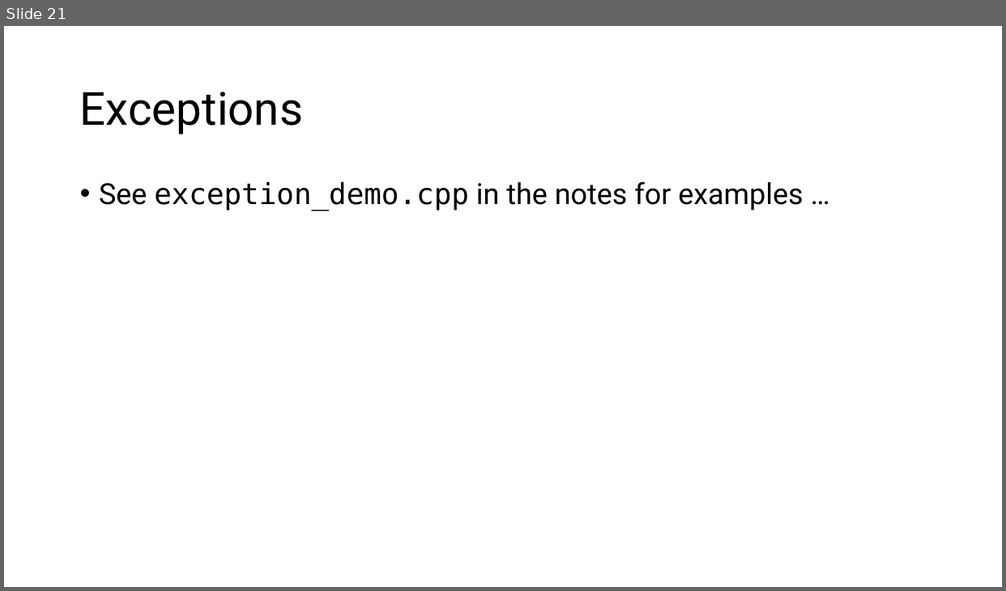
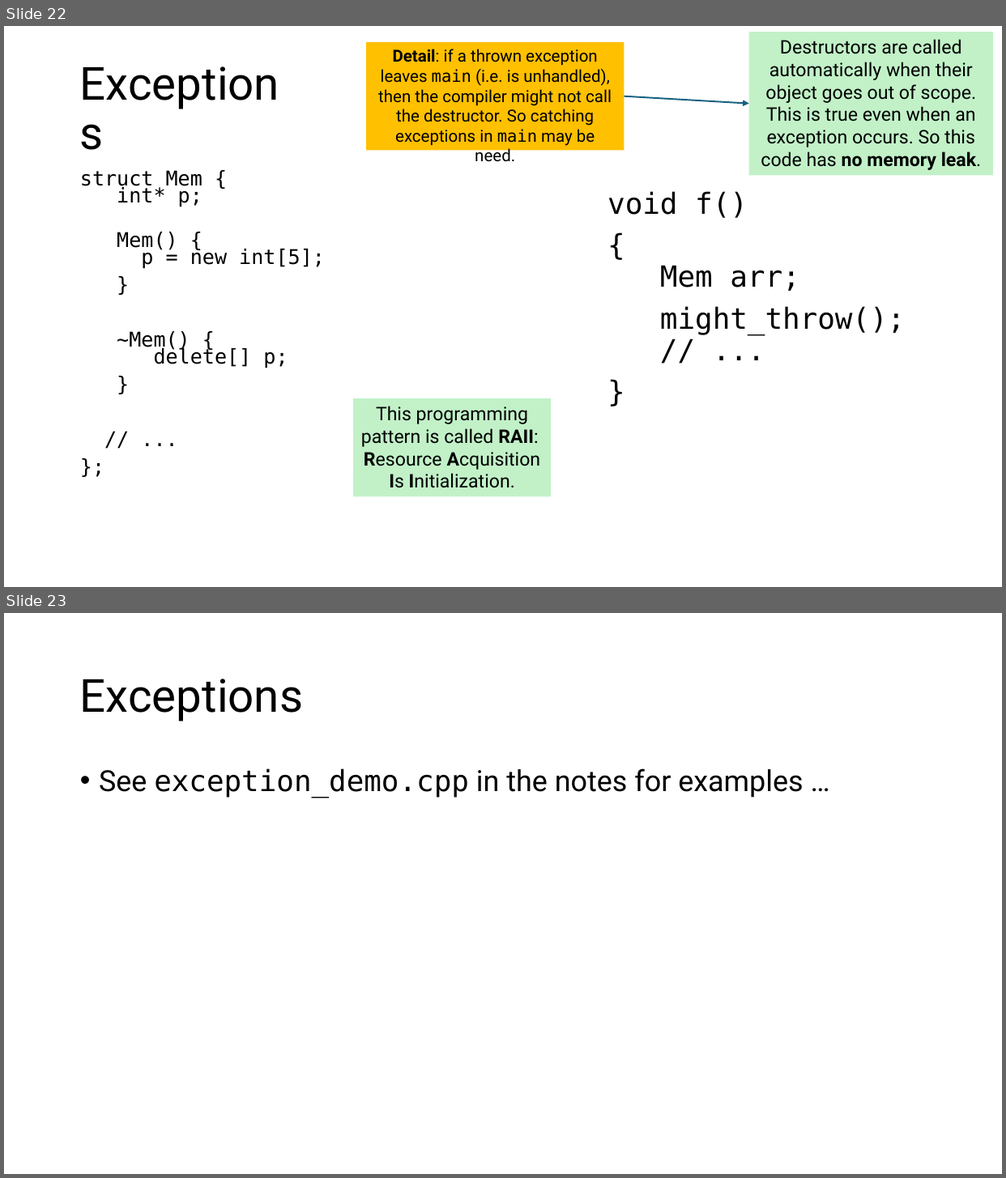
Before and after one commit to tjd1234/cmpt125spring2026, a slide deck: notes/week8/week8.pptx. Shown one above the other, each under a label of ours: slide 21 before the commit, slides 22 and 23 after it. The pictures are 1006x591 and 1006x1178 pixels, drawn with LibreOffice and Linux fonts; fonts in the diff are those of the drawing. Boxes give left, top, right and bottom in pixels: in the first picture for what was removed or moved away, otherwise in the second. Text is boxed around its words. In the diff, an @@ line names an element or a change of style, - is before the commit and + after.

```diff
--- a/notes/week8/week8.pptx
+++ b/notes/week8/week8.pptx
@@ slide 22 added at <box>4,26,1002,587</box>, background #FFFFFF @@
@@ rectangle added at <box>366,41,624,150</box>, fill #FFC000, 16 pt, text #000000 @@
+Detail: if a thrown exception leaves main (i.e. is unhandled), then the compiler might not call the destructor. So catching exceptions in main may be need.
@@ rectangle added at <box>749,32,993,176</box>, fill #C2F1C8, 18 pt, text #000000 @@
+Destructors are called automatically when their object goes out of scope. This is true even when an exception occurs. So this code has no memory leak.
@@ arrow added from (624, 96) to (749, 104), #156082 1.5 pt @@
@@ title added at <box>395,130,475,146</box>, 44 pt, text #000000 @@
+Exceptions
@@ text added at <box>80,170,325,369</box>, 19.6 pt, text #000000 @@
+struct Mem {
+int* p;
+Mem() {
+p = new int[5];
+}
+~Mem() {
+delete[] p;
+}
+// ...
+};
@@ text added at <box>607,191,905,335</box>, 28 pt, text #000000 @@
+void f()
+{
+Mem arr;
+might_throw();
+// ...
+}
@@ rectangle added at <box>353,399,551,497</box>, fill #C2F1C8, 18 pt, text #000000 @@
+This programming pattern is called RAII:
+Resource Acquisition Is Initialization.
@@ what was slide 21 is now slide 23 @@
```
Also in this commit, not shown: 22 slides changed, 19 other slides added, 6 other files.
